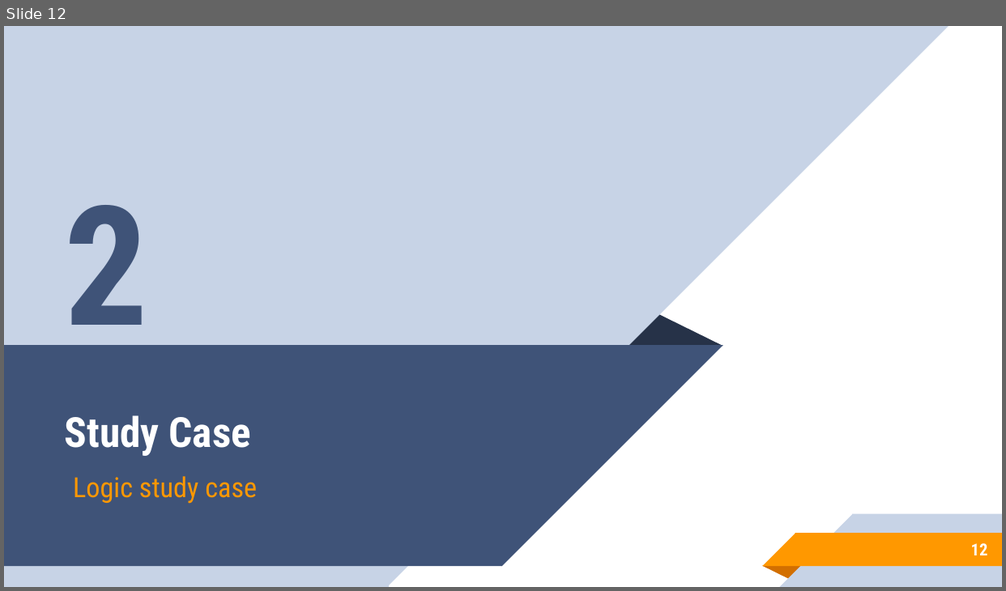
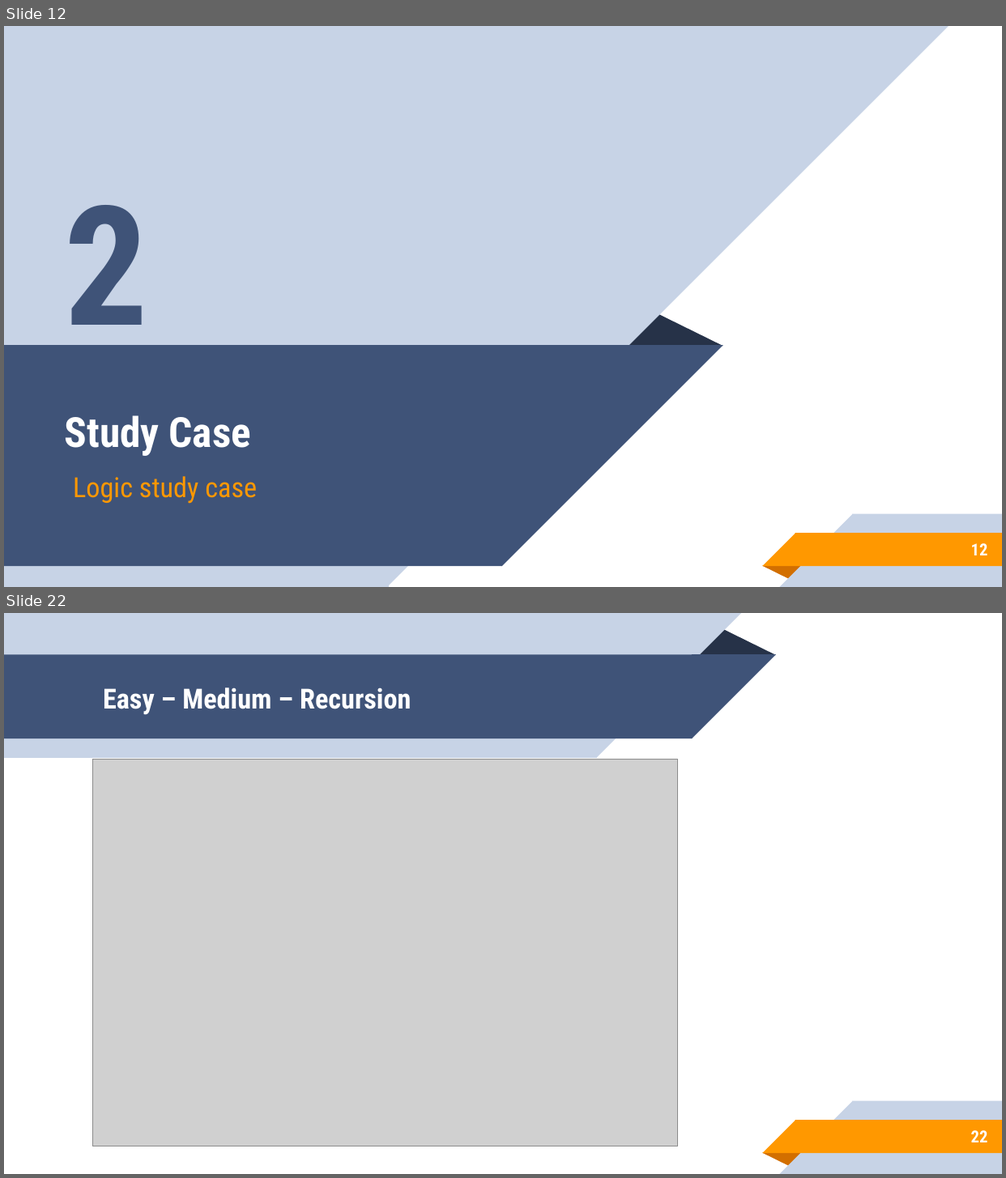
Before and after one commit to aronipurwanto/materi-xa, a slide deck: java/java-logic/Slide-Java-Logic-00.pptx. Shown one above the other, each under a label of ours: slide 12 before the commit, slides 12 and 22 after it; the slides between them are not shown. The pictures are 1006x591 and 1006x1178 pixels, drawn with LibreOffice and Linux fonts; fonts in the diff are those of the drawing; grey boxes stand for pictures. Boxes give left, top, right and bottom in pixels: in the first picture for what was removed or moved away, otherwise in the second. Text is boxed around its words. In the diff, an @@ line names an element or a change of style, - is before the commit and + after.

```diff
--- a/java/java-logic/Slide-Java-Logic-00.pptx
+++ b/java/java-logic/Slide-Java-Logic-00.pptx
@@ slide 22 added at (4, 613, 1002, 1174), background #FFFFFF; not listed: 5 template elements that a slide beside it also shows @@
@@ group added at (4, 613, 775, 758): 2 rectangles, 2 right triangles, 1 triangle @@
@@ title added at (103, 688, 411, 715), 20 pt, text #FFFFFF, bold @@
+Easy – Medium – Recursion
@@ picture added at (93, 759, 678, 1146) @@
@@ page number added at (971, 1131, 988, 1143), 12 pt, text #FFFFFF, bold @@
+22
```
Also in this commit, not shown: 2 slides changed, 9 other slides added, 1 slide removed, 7 other files.
